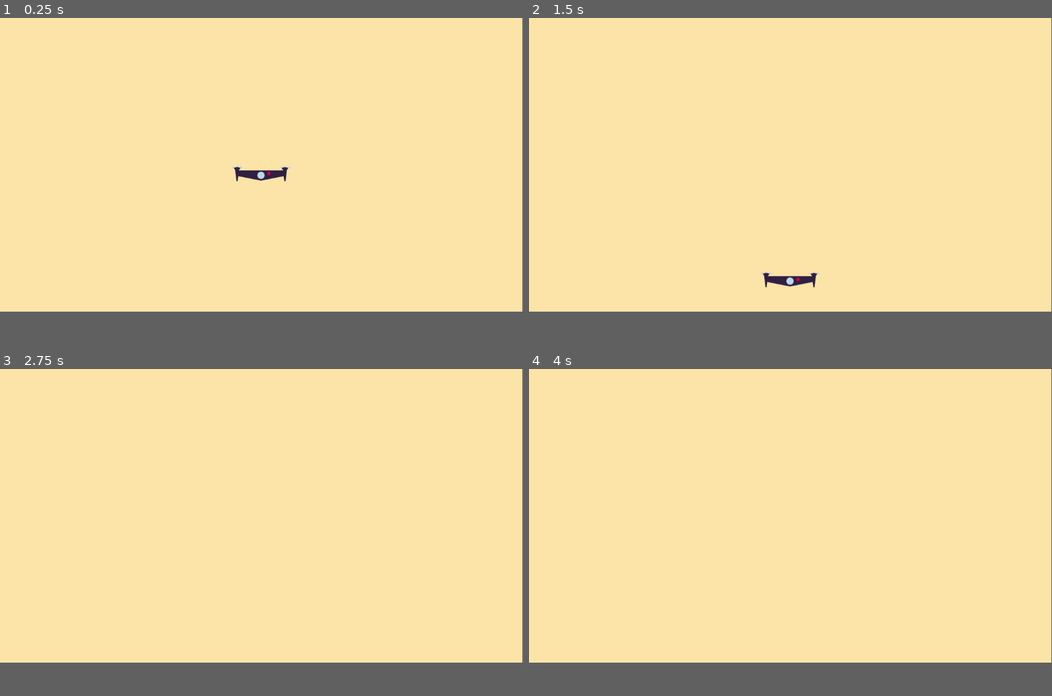
Above: before the commit, frames 1-4 (two rows, left to right).
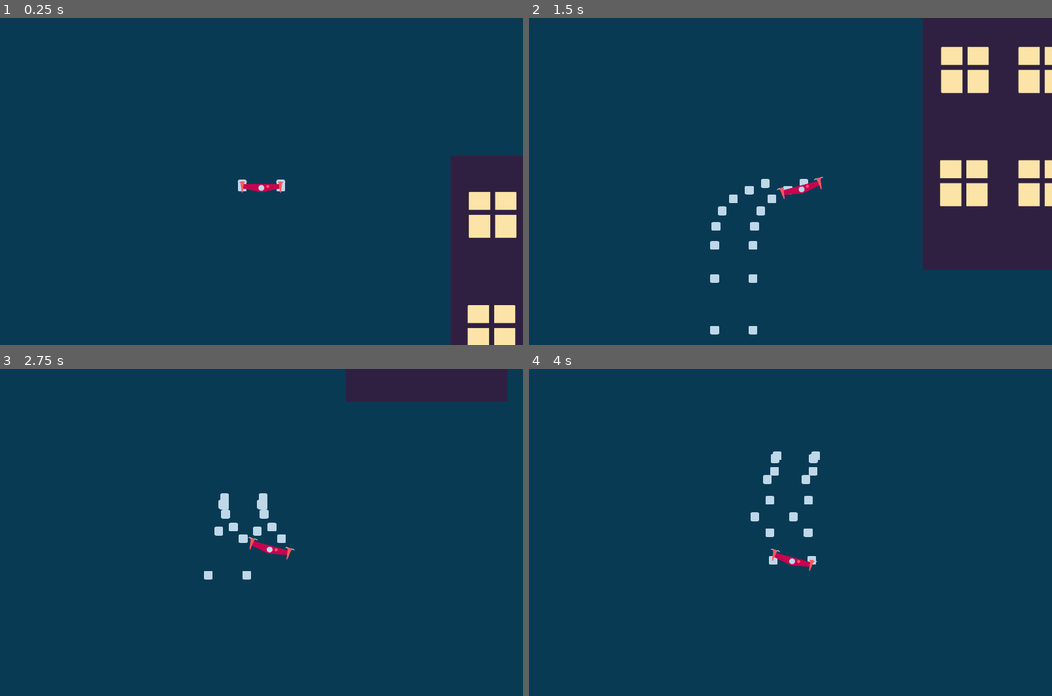
Above: after the commit, the same moments.

Repository: mathew-tran/hexcodejam3
Game: Godot game, scene res://Scenes/Main.tscn
The game is run twice, just before and just after one commit, with the same random seed, the same clock (stepped at 60 frames per second) and the same inputs.
Inputs (mouse positions are in pixels of both pictures, inside the frame that each line leads up to):
- Up to frame 1 (0.25 s): no input
- Up to frame 2 (1.5 s): move the mouse to (905, 148) at 0.52 s; press the mouse at (905, 148) at 0.53 s; move the mouse to (685, 178) at 1.27 s; release the mouse at (685, 178) at 1.28 s; click (685, 178) at 1.35 s
- Up to frame 3 (2.75 s): move the mouse to (313, 450) at 2.02 s; press the mouse at (313, 450) at 2.03 s
- Up to frame 4 (4 s): move the mouse to (764, 575) at 2.77 s; release the mouse at (764, 575) at 2.78 s; click (764, 575) at 2.85 s; move the mouse to (947, 558) at 3.52 s; press the mouse at (947, 558) at 3.53 s
In our replay, the window is 799x449 before the commit and 800x500 after it. These sizes can differ from the game's own. Grey fills any space a smaller window leaves; there, only what the larger window draws over its background counts as a difference.

The runs differ from the first frame. In frame 1, 90% of the frame differs, in the area x 0-100%, y 0-100%; in frame 2, 87%; in frame 3, 90%; in frame 4, 90%.

Commit message:
work a bit on the controller. drone can fly around and interact with collisions

Diff:
--- /dev/null
+++ b/Art/House1.svg
@@ -0,0 +1,167 @@
+<?xml version="1.0" encoding="UTF-8" standalone="no"?>
+<!-- Created with Inkscape (http://www.inkscape.org/) -->
+
+<svg
+   width="118.17661mm"
+   height="188.43123mm"
+   viewBox="0 0 118.17661 188.43123"
+   version="1.1"
+   id="svg1"
+   inkscape:version="1.3.2 (091e20e, 2023-11-25, custom)"
+   sodipodi:docname="Sample.svg"
+   xmlns:inkscape="http://www.inkscape.org/namespaces/inkscape"
+   xmlns:sodipodi="http://sodipodi.sourceforge.net/DTD/sodipodi-0.dtd"
+   xmlns="http://www.w3.org/2000/svg"
+   xmlns:svg="http://www.w3.org/2000/svg">
+  <sodipodi:namedview
+     id="namedview1"
+     pagecolor="#ffffff"
+     bordercolor="#000000"
+     borderopacity="0.25"
+     inkscape:showpageshadow="2"
+     inkscape:pageopacity="0.0"
+     inkscape:pagecheckerboard="0"
+     inkscape:deskcolor="#d1d1d1"
+     inkscape:document-units="mm"
+     inkscape:zoom="2.8756734"
+     inkscape:cx="124.49258"
+     inkscape:cy="69.7228"
+     inkscape:window-width="1920"
+     inkscape:window-height="1010"
+     inkscape:window-x="1699"
+     inkscape:window-y="-6"
+     inkscape:window-maximized="1"
+     inkscape:current-layer="layer1" />
+  <defs
+     id="defs1" />
+  <g
+     inkscape:label="Layer 1"
+     inkscape:groupmode="layer"
+     id="layer1"
+     transform="translate(-91.639406,-0.73605941)">
+    <rect
+       style="fill:#2f2041;stroke:none;stroke-width:6.32097;stroke-linecap:square;stroke-linejoin:round"
+       id="rect20"
+       width="118.17662"
+       height="188.43123"
+       x="91.639404"
+       y="0.73605943"
+       ry="0.90472281" />
+    <g
+       id="g26"
+       transform="translate(82.755151,-29.927177)">
+      <rect
+         style="fill:#fce4a8;stroke:none;stroke-width:4.99999;stroke-linecap:square;stroke-linejoin:round"
+         id="rect24"
+         width="34.594795"
+         height="33.490707"
+         x="22.449814"
+         y="56.676575"
+         ry="0.7156499" />
+      <rect
+         style="fill:#2f2041;stroke:none;stroke-width:4.99999;stroke-linecap:square;stroke-linejoin:round"
+         id="rect25"
+         width="36.433083"
+         height="3.6433086"
+         x="21.599613"
+         y="69.74334"
+         ry="0.7156499" />
+      <rect
+         style="fill:#2f2041;stroke:none;stroke-width:4.99999;stroke-linecap:square;stroke-linejoin:round"
+         id="rect26"
+         width="36.433083"
+         height="3.6433086"
+         x="54.935955"
+         y="-41.63781"
+         ry="0.7156499"
+         transform="rotate(90)" />
+    </g>
+    <g
+       id="g29"
+       transform="translate(138.9662,-29.927177)">
+      <rect
+         style="fill:#fce4a8;stroke:none;stroke-width:4.99999;stroke-linecap:square;stroke-linejoin:round"
+         id="rect27"
+         width="34.594795"
+         height="33.490707"
+         x="22.449814"
+         y="56.676575"
+         ry="0.7156499" />
+      <rect
+         style="fill:#2f2041;stroke:none;stroke-width:4.99999;stroke-linecap:square;stroke-linejoin:round"
+         id="rect28"
+         width="36.433083"
+         height="3.6433086"
+         x="21.599613"
+         y="69.74334"
+         ry="0.7156499" />
+      <rect
+         style="fill:#2f2041;stroke:none;stroke-width:4.99999;stroke-linecap:square;stroke-linejoin:round"
+         id="rect29"
+         width="36.433083"
+         height="3.6433086"
+         x="54.935955"
+         y="-41.63781"
+         ry="0.7156499"
+         transform="rotate(90)" />
+    </g>
+    <g
+       id="g32"
+       transform="translate(138.9662,52.567738)">
+      <rect
+         style="fill:#fce4a8;stroke:none;stroke-width:4.99999;stroke-linecap:square;stroke-linejoin:round"
+         id="rect30"
+         width="34.594795"
+         height="33.490707"
+         x="22.449814"
+         y="56.676575"
+         ry="0.7156499" />
+      <rect
+         style="fill:#2f2041;stroke:none;stroke-width:4.99999;stroke-linecap:square;stroke-linejoin:round"
+         id="rect31"
+         width="36.433083"
+         height="3.6433086"
+         x="21.599613"
+         y="69.74334"
+         ry="0.7156499" />
+      <rect
+         style="fill:#2f2041;stroke:none;stroke-width:4.99999;stroke-linecap:square;stroke-linejoin:round"
+         id="rect32"
+         width="36.433083"
+         height="3.6433086"
+         x="54.935955"
+         y="-41.63781"
+         ry="0.7156499"
+         transform="rotate(90)" />
+    </g>
+    <g
+       id="g35"
+       transform="translate(81.974445,52.567738)">
+      <rect
+         style="fill:#fce4a8;stroke:none;stroke-width:4.99999;stroke-linecap:square;stroke-linejoin:round"
+         id="rect33"
+         width="34.594795"
+         height="33.490707"
+         x="22.449814"
+         y="56.676575"
+         ry="0.7156499" />
+      <rect
+         style="fill:#2f2041;stroke:none;stroke-width:4.99999;stroke-linecap:square;stroke-linejoin:round"
+         id="rect34"
+         width="36.433083"
+         height="3.6433086"
+         x="21.599613"
+         y="69.74334"
+         ry="0.7156499" />
+      <rect
+         style="fill:#2f2041;stroke:none;stroke-width:4.99999;stroke-linecap:square;stroke-linejoin:round"
+         id="rect35"
+         width="36.433083"
+         height="3.6433086"
+         x="54.935955"
+         y="-41.63781"
+         ry="0.7156499"
+         transform="rotate(90)" />
+    </g>
+  </g>
+</svg>
--- /dev/null
+++ b/Art/SmokeParticle.svg
@@ -0,0 +1,92 @@
+<?xml version="1.0" encoding="UTF-8" standalone="no"?>
+<!-- Created with Inkscape (http://www.inkscape.org/) -->
+
+<svg
+   width="6.2456741mm"
+   height="6.3757906mm"
+   viewBox="0 0 6.2456741 6.3757906"
+   version="1.1"
+   id="svg1"
+   inkscape:version="1.3.2 (091e20e, 2023-11-25, custom)"
+   sodipodi:docname="Sample.svg"
+   xmlns:inkscape="http://www.inkscape.org/namespaces/inkscape"
+   xmlns:sodipodi="http://sodipodi.sourceforge.net/DTD/sodipodi-0.dtd"
+   xmlns="http://www.w3.org/2000/svg"
+   xmlns:svg="http://www.w3.org/2000/svg">
+  <sodipodi:namedview
+     id="namedview1"
+     pagecolor="#ffffff"
+     bordercolor="#000000"
+     borderopacity="0.25"
+     inkscape:showpageshadow="2"
+     inkscape:pageopacity="0.0"
+     inkscape:pagecheckerboard="0"
+     inkscape:deskcolor="#d1d1d1"
+     inkscape:document-units="mm"
+     inkscape:zoom="2.8756734"
+     inkscape:cx="124.49258"
+     inkscape:cy="69.7228"
+     inkscape:window-width="1920"
+     inkscape:window-height="1010"
+     inkscape:window-x="1699"
+     inkscape:window-y="-6"
+     inkscape:window-maximized="1"
+     inkscape:current-layer="layer1" />
+  <defs
+     id="defs1">
+    <inkscape:path-effect
+       effect="mirror_symmetry"
+       start_point="46.978865,35.422086"
+       end_point="46.978865,78.892788"
+       center_point="46.978865,57.157437"
+       id="path-effect19"
+       is_visible="true"
+       lpeversion="1.2"
+       lpesatellites=""
+       mode="free"
+       discard_orig_path="false"
+       fuse_paths="true"
+       oposite_fuse="false"
+       split_items="false"
+       split_open="false"
+       link_styles="false" />
+  </defs>
+  <g
+     inkscape:label="Layer 1"
+     inkscape:groupmode="layer"
+     id="layer1"
+     transform="translate(-45.411237,-6.1155532)">
+    <g
+       id="g18"
+       transform="matrix(0.37760066,0,0,0.18241104,11.169973,-2.0484103)"
+       style="fill:#2f2041">
+      <path
+         id="path16"
+         d="m 46.554687,32.707031 -4.195312,2.623047 c -0.336191,0.210153 -0.739462,0.320975 -0.716797,0.716797 l 2.216797,5.923828 2.142578,35.855469 c 0.02365,0.395763 -2.10699,0.714844 0.716797,0.714844 h 0.259766 0.261718 c 2.823788,0 0.693147,-0.319081 0.716797,-0.714844 l 2.140625,-35.855469 2.216797,-5.923828 c 0.02266,-0.395822 -0.380606,-0.506644 -0.716797,-0.716797 l -4.193359,-2.623047 h -0.425781 z m 0.423829,1.601563 0.183593,1.021484 h -0.183593 -0.183594 z"
+         style="fill:#ff585f;stroke:none;stroke-width:3.31042;stroke-linecap:square;stroke-linejoin:round"
+         inkscape:path-effect="#path-effect19"
+         inkscape:original-d="m 42.359375,35.330078 c -0.336191,0.210153 -0.739462,0.320975 -0.716797,0.716797 l 2.216697,5.923142 2.142261,35.855684 c 0.02365,0.395764 -2.106993,0.714844 0.716797,0.714844 h 2.028361 l 2.485728,0.260236 c 0.394315,0.04128 0.714844,-0.318374 0.714844,-0.714844 V 36.046875 c 0,-0.39647 -0.318374,-0.716797 -0.714844,-0.716797 h -4.4375 l 0.472367,-2.622212 h -0.713058 z"
+         sodipodi:nodetypes="sscsscsssscccs"
+         transform="translate(11.778483)" />
+      <path
+         style="fill:#bed7e9;stroke:none;stroke-width:4.99999;stroke-linecap:square;stroke-linejoin:round"
+         d="m 59.010251,32.912671 c 0,0 -6.71654,-1.196097 -7.176579,-0.828066 -0.460036,0.368027 -2.852229,4.968401 -2.852229,4.968401 z"
+         id="path17" />
+      <path
+         style="fill:#bed7e9;stroke:none;stroke-width:4.99999;stroke-linecap:square;stroke-linejoin:round"
+         d="m 58.968012,32.880141 c 0,0 6.71654,-1.196097 7.176579,-0.828066 0.460036,0.368027 2.852229,4.968401 2.852229,4.968401 z"
+         id="path18" />
+      <rect
+         style="fill:#bed7e9;stroke:none;stroke-width:19.0514;stroke-linecap:square;stroke-linejoin:round"
+         id="rect36"
+         width="16.540415"
+         height="34.952873"
+         x="90.68116"
+         y="44.755863"
+         ry="3.9232817"
+         inkscape:export-filename="SmokeParticle.svg"
+         inkscape:export-xdpi="96"
+         inkscape:export-ydpi="96" />
+    </g>
+  </g>
+</svg>
--- a/Art/drone.svg
+++ b/Art/drone.svg
@@ -89,7 +89,7 @@
      id="layer1"
      transform="translate(-1.7097012,-3.7379426)">
     <circle
-       style="fill:#093a54;stroke:none;stroke-width:1.888;stroke-linecap:square;stroke-linejoin:round"
+       style="fill:#2f2041;stroke:none;stroke-width:1.888;stroke-linecap:square;stroke-linejoin:round"
        id="path4"
        cx="19.375246"
        cy="8.796608"
@@ -99,7 +99,7 @@
        inkscape:export-ydpi="96" />
     <path
        id="rect3"
-       style="fill:#2f2041;stroke-width:4.8323;stroke-linecap:square;stroke-linejoin:round"
+       style="fill:#c8024f;stroke-width:4.8323;stroke-linecap:square;stroke-linejoin:round"
        d="m 53.675781,48.210937 c -0.141369,10e-7 -0.255859,0.114491 -0.255859,0.25586 v 8.640625 c 0,0.141369 0.117202 …(200 unchanged characters)…
        inkscape:path-effect="#path-effect20"
        inkscape:original-d="m 53.675176,48.211891 h 69.866884 c 0.14136,0 0.25517,0.113809 0.25517,0.255178 v 14.989757 …(219 unchanged characters)…
@@ -112,18 +112,19 @@
        cy="8.796608"
        r="2.1366372" />
     <circle
-       style="fill:#c8024f;stroke:none;stroke-width:1.888;stroke-linecap:square;stroke-linejoin:round"
+       style="fill:#ff585f;stroke:none;stroke-width:1.888;stroke-linecap:square;stroke-linejoin:round"
        id="path5"
        cx="24.011251"
        cy="7.7288837"
        r="1.0596331" />
     <g
        id="g15"
-       transform="matrix(0.37760066,0,0,0.18241104,-16.785724,-2.09588)">
+       transform="matrix(0.37760066,0,0,0.18241104,-16.785724,-2.09588)"
+       style="fill:#2f2041">
       <path
          id="rect1"
          d="m 46.554687,32.707031 -4.195312,2.623047 c -0.336191,0.210153 -0.739462,0.320975 -0.716797,0.716797 l 2.216 …(357 unchanged characters)…
-         style="fill:#2f2041;stroke:none;stroke-width:3.31042;stroke-linecap:square;stroke-linejoin:round"
+         style="fill:#ff585f;stroke:none;stroke-width:3.31042;stroke-linecap:square;stroke-linejoin:round"
          inkscape:path-effect="#path-effect6"
          inkscape:original-d="m 42.359375,35.330078 c -0.336191,0.210153 -0.739462,0.320975 -0.716797,0.716797 l 2.2166 …(285 unchanged characters)…
          sodipodi:nodetypes="sscsscsssscccs"
@@ -139,11 +140,12 @@
     </g>
     <g
        id="g18"
-       transform="matrix(0.37760066,0,0,0.18241104,11.169973,-2.0484103)">
+       transform="matrix(0.37760066,0,0,0.18241104,11.169973,-2.0484103)"
+       style="fill:#2f2041">
       <path
          id="path16"
          d="m 46.554687,32.707031 -4.195312,2.623047 c -0.336191,0.210153 -0.739462,0.320975 -0.716797,0.716797 l 2.216 …(357 unchanged characters)…
-         style="fill:#2f2041;stroke:none;stroke-width:3.31042;stroke-linecap:square;stroke-linejoin:round"
+         style="fill:#ff585f;stroke:none;stroke-width:3.31042;stroke-linecap:square;stroke-linejoin:round"
          inkscape:path-effect="#path-effect19"
          inkscape:original-d="m 42.359375,35.330078 c -0.336191,0.210153 -0.739462,0.320975 -0.716797,0.716797 l 2.2166 …(285 unchanged characters)…
          sodipodi:nodetypes="sscsscsssscccs"
--- a/Prefabs/Player.tscn
+++ b/Prefabs/Player.tscn
@@ -1,24 +1,52 @@
-[gd_scene load_steps=4 format=3 uid="uid://bvrkrgebiq7yg"]
+[gd_scene load_steps=6 format=3 uid="uid://bvrkrgebiq7yg"]
 
 [ext_resource type="Texture2D" uid="uid://nlikfj0n3hxm" path="res://Art/drone.svg" id="1_43fwn"]
 [ext_resource type="Script" path="res://Scripts/Player.gd" id="1_qvhvf"]
+[ext_resource type="Texture2D" uid="uid://4yaytdobspkj" path="res://Art/SmokeParticle.svg" id="3_y1k3q"]
 
 [sub_resource type="RectangleShape2D" id="RectangleShape2D_dc1rf"]
-size = Vector2(133, 35)
+size = Vector2(116, 35)
+
+[sub_resource type="ParticleProcessMaterial" id="ParticleProcessMaterial_3xc3h"]
+particle_flag_disable_z = true
+gravity = Vector3(0, 98, 0)
 
 [node name="Player" type="RigidBody2D"]
-position = Vector2(363, 186)
+can_sleep = false
 lock_rotation = true
+continuous_cd = 2
 script = ExtResource("1_qvhvf")
 
 [node name="Sprite2D" type="Sprite2D" parent="."]
 texture = ExtResource("1_43fwn")
 
 [node name="CollisionShape2D" type="CollisionShape2D" parent="."]
-position = Vector2(0.5, -0.5)
+position = Vector2(0, -0.5)
 shape = SubResource("RectangleShape2D_dc1rf")
 
 [node name="Camera2D" type="Camera2D" parent="."]
 limit_smoothed = true
 position_smoothing_enabled = true
-position_smoothing_speed = 4.0
+position_smoothing_speed = 8.0
+
+[node name="Particle1" type="GPUParticles2D" parent="."]
+show_behind_parent = true
+position = Vector2(53, 0)
+process_material = SubResource("ParticleProcessMaterial_3xc3h")
+texture = ExtResource("3_y1k3q")
+lifetime = 4.0
+speed_scale = 3.0
+
+[node name="Partcle2" type="GPUParticles2D" parent="."]
+show_behind_parent = true
+position = Vector2(-53, 0)
+process_material = SubResource("ParticleProcessMaterial_3xc3h")
+texture = ExtResource("3_y1k3q")
+lifetime = 4.0
+speed_scale = 3.0
+
+[node name="Timer" type="Timer" parent="."]
+wait_time = 0.2
+autostart = true
+
+[connection signal="timeout" from="Timer" to="." method="_on_timer_timeout"]
--- a/Scenes/Main.tscn
+++ b/Scenes/Main.tscn
@@ -1,7 +1,21 @@
-[gd_scene load_steps=2 format=3 uid="uid://gk30eduuxgab"]
+[gd_scene load_steps=4 format=3 uid="uid://gk30eduuxgab"]
 
 [ext_resource type="PackedScene" uid="uid://bvrkrgebiq7yg" path="res://Prefabs/Player.tscn" id="1_ndx04"]
+[ext_resource type="Texture2D" uid="uid://b7ugl178kfp4d" path="res://Art/House1.svg" id="2_15whf"]
+
+[sub_resource type="RectangleShape2D" id="RectangleShape2D_41d3n"]
+size = Vector2(447, 715)
 
 [node name="Level" type="Node2D"]
 
 [node name="Player" parent="." instance=ExtResource("1_ndx04")]
+
+[node name="Sprite2D" type="Sprite2D" parent="."]
+position = Vector2(743, 300)
+texture = ExtResource("2_15whf")
+
+[node name="StaticBody2D" type="StaticBody2D" parent="Sprite2D"]
+
+[node name="CollisionShape2D" type="CollisionShape2D" parent="Sprite2D/StaticBody2D"]
+position = Vector2(2.5, -0.5)
+shape = SubResource("RectangleShape2D_41d3n")
--- a/Scripts/Player.gd
+++ b/Scripts/Player.gd
@@ -1,6 +1,57 @@
 extends RigidBody2D
 
+var LastPositionTouched = Vector2.ZERO
+var SteerDirection = Vector2.ZERO
+var UpThrust = 90000
+var SideThrust = 30000
 
+
+@onready var Sprite = $Sprite2D
+@onready var CollisionShape = $CollisionShape2D
+
+@onready var MoveParticles = [
+	$Particle1,
+	$Partcle2
+]
 func _process(delta):
 	if Input.is_action_pressed("mouse_click"):
-		apply_force(Vector2.UP * 100, Vector2.ZERO)
+		apply_force(Vector2.UP * UpThrust * delta, Vector2.ZERO)
+		LastPositionTouched = get_global_mouse_position()
+		if IsClosetoXPosition():
+			ResetSteer()
+			return
+
+		if LastPositionTouched.x < global_position.x:
+			SteerDirection = Vector2.LEFT
+		elif LastPositionTouched.x > global_position.x:
+			SteerDirection = Vector2.RIGHT
+		else:
+			ResetSteer()
+
+func ResetSteer():
+	SteerDirection = Vector2.ZERO
+
+func IsClosetoXPosition():
+	return abs(global_position.x - LastPositionTouched.x) < 100
+
+func _physics_process(delta):
+	apply_force(SteerDirection * SideThrust * delta, Vector2.ZERO)
+	if IsClosetoXPosition():
+		ResetSteer()
+
+	var targetRotation = 0
+	if SteerDirection.x != 0:
+		if SteerDirection.x > 0:
+			targetRotation = 15
+		else:
+			targetRotation = -15
+
+	Sprite.rotation_degrees = targetRotation
+	CollisionShape.rotation_degrees = Sprite.rotation_degrees
+	print(Sprite.rotation_degrees)
+
+
+
+func _on_timer_timeout():
+	for particle in MoveParticles:
+		particle.emitting = linear_velocity.x != 0 or linear_velocity.y != 0
--- a/project.godot
+++ b/project.godot
@@ -15,6 +15,12 @@
 config/features=PackedStringArray("4.2", "Forward Plus")
 config/icon="res://icon.svg"
 
+[display]
+
+window/size/viewport_width=1440
+window/size/viewport_height=900
+window/stretch/mode="canvas_items"
+
 [input]
 
 mouse_click={
@@ -25,4 +31,4 @@
 
 [rendering]
 
-environment/defaults/default_clear_color=Color(0.988235, 0.894118, 0.658824, 1)
+environment/defaults/default_clear_color=Color(0.0352941, 0.227451, 0.329412, 1)
Not shown, added: Art/House1.svg.import
Not shown, added: Art/SmokeParticle.svg.import
